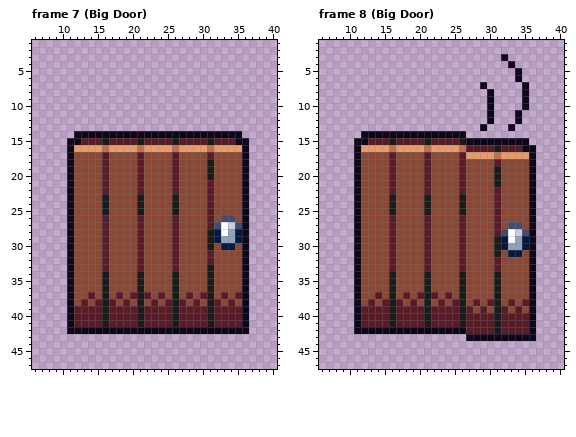
Pixel-art file, stored at Assets/tiles/Door.ase. This is how it looked before the edit.
48x48 pixels, 25 frames. Shown: frame 7 (Big Door): x 6..40, y 1..47; frame 8 (Big Door): x 6..40, y 1..47. The commit also changed other frames, which this record leaves out.
After:
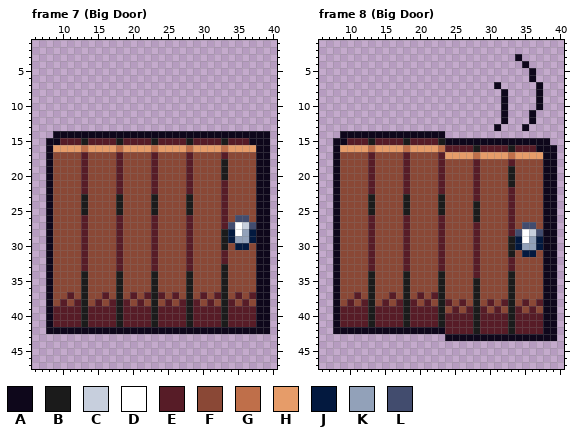
Palette (. is transparent): A #0e071b  B #1b1b1b  C #c7cfdd  D #ffffff  E #571c27  F #8a4836  G #bf6f4a  H #e69c69  J #03193f  K #92a1b9  L #424c6e
Edits made:
Changed rows in their new state; - is an unchanged pixel.
Frame 7 (Big Door), layers "Layer 2", "Layer 1":
first column x 8:
14 -AAA------------------------AAAA
15 AAEEEB--E-B--E-B--E-B--E-B-EEAAA
16 AHHH-G--H-G--H-G--H-G--H-G--HHAA
17 AFFF-E--F-E--F-E--F-E--F-E--FFAA
18 AFFF-E--F-E--F-E--F-E--F-B--FFAA
19 AFFF-E--F-E--F-E--F-E--F-B--FFAA
20 AFFF-E--F-E--F-E--F-E--F-B--FFAA
21 AFFF-E--F-E--F-E--F-E--F-E--FFAA
22 AFFF-E--F-E--F-E--F-E--F-E--FFAA
23 AFFF-B--F-B--F-B--F-B--F-E--FFAA
24 AFFF-B--F-B--F-B--F-B--F-E--FFAA
25 AFFF-B--F-B--F-B--F-B--F-E--FFAA
26 AFFF-E--F-E--F-E--F-E--F-EFLLFAA
27 AFFF-E--F-E--F-E--F-E--FFELDCLAA
28 AFFF-E--F-E--F-E--F-E--FFBJDKJAA
29 AFFF-E--F-E--F-E--F-E--FFBJKKJAA
30 AFFF-E--F-E--F-E--F-E--F-BFJJFAA
31 AFFF-E--F-E--F-E--F-E--F-E--FFAA
32 AFFF-E--F-E--F-E--F-E--F-E--FFAA
33 AFFF-E--F-E--F-E--F-E--F-B--FFAA
34 AFFF-B--F-B--F-B--F-B--F-B--FFAA
35 AFFF-B--F-B--F-B--F-B--F-B--FFAA
36 AFFF-B--F-B--F-B--F-B--F-B--FFAA
37 AFFE-BF-E-B--F-B--E-B--FEB--FEAA
38 AFEFEB--F-B--E-B--F-B--EFB--EFAA
39 AEEE-B--E-B--E-B--E-B--E-B--EEAA
40 AEEE-B--E-B--E-B--E-B--E-B--EEAA
41 AEEE-B--E-B--E-B--E-B--E-B--EEAA
42 AAA--------------------------AAA
Frame 8 (Big Door), layers "Layer 2", "Layer 1":
first column x 8:
 3 ------------------------.-A-----
 4 -------------------------.-A----
 5 --------------------------.-A---
 6 --------------------------.-A---
 7 ---------------------.-A---.-A--
 8 ----------------------.-A--.-A--
 9 ----------------------.-A--.-A--
10 ----------------------.-A--.-A--
11 ----------------------.-A-.-A---
12 ----------------------.-A-.-A---
13 ---------------------.-A-.-A----
14 -AAA------------...-------------
15 AAEEEB--E-B--E-BAAA---------AAA-
16 AHHH-G--H-G--H-GEEE-B--E-B-EEAAA
17 AFFF-E--F-E--F-EHHH-G--H-G--HHAA
18 AFFF-E--F-E--F-E--F-E--F-E--FFAA
19 AFFF-E--F-E--F-E--F-E--F-B--FFAA
20 AFFF-E--F-E--F-E--F-E--F-B--FFAA
21 AFFF-E--F-E--F-E--F-E--F-B--FFAA
22 AFFF-E--F-E--F-E--F-E--F-E--FFAA
23 AFFF-B--F-B--F-B--F-E--F-E--FFAA
24 AFFF-B--F-B--F-B--F-B--F-E--FFAA
25 AFFF-B--F-B--F-B--F-B--F-E--FFAA
26 AFFF-E--F-E--F-E--F-B--F-E--FFAA
27 AFFF-E--F-E--F-E--F-E--F-EFLLFAA
28 AFFF-E--F-E--F-E--F-E--FFELDCLAA
29 AFFF-E--F-E--F-E--F-E--FFBJDKJAA
30 AFFF-E--F-E--F-E--F-E--FFBJKKJAA
31 AFFF-E--F-E--F-E--F-E--F-BFJJFAA
32 AFFF-E--F-E--F-E--F-E--F-E--FFAA
33 AFFF-E--F-E--F-E--F-E--F-E--FFAA
34 AFFF-B--F-B--F-B--F-E--F-B--FFAA
35 AFFF-B--F-B--F-B--F-B--F-B--FFAA
36 AFFF-B--F-B--F-B--F-B--F-B--FFAA
37 AFFE-BF-E-B--F-BF-F-B--F-B--FFAA
38 AFEFEB--F-B--E-BEFE-B--FEB--FEAA
39 AEEE-B--E-B--E-BF-F-B--EFB--EFAA
40 AEEE-B--E-B--E-B--E-B--E-B--EEAA
41 AEEE-B--E-B--E-B--E-B--E-B--EEAA
42 AAA-------------EEE-B--E-B--EEAA
43 ----------------AAA----------AAA
Boxes around the changes in both pictures, in picture pixels (x1, y1, x2, y2):
changed: (46, 131, 270, 334)
changed: (333, 54, 557, 341)
